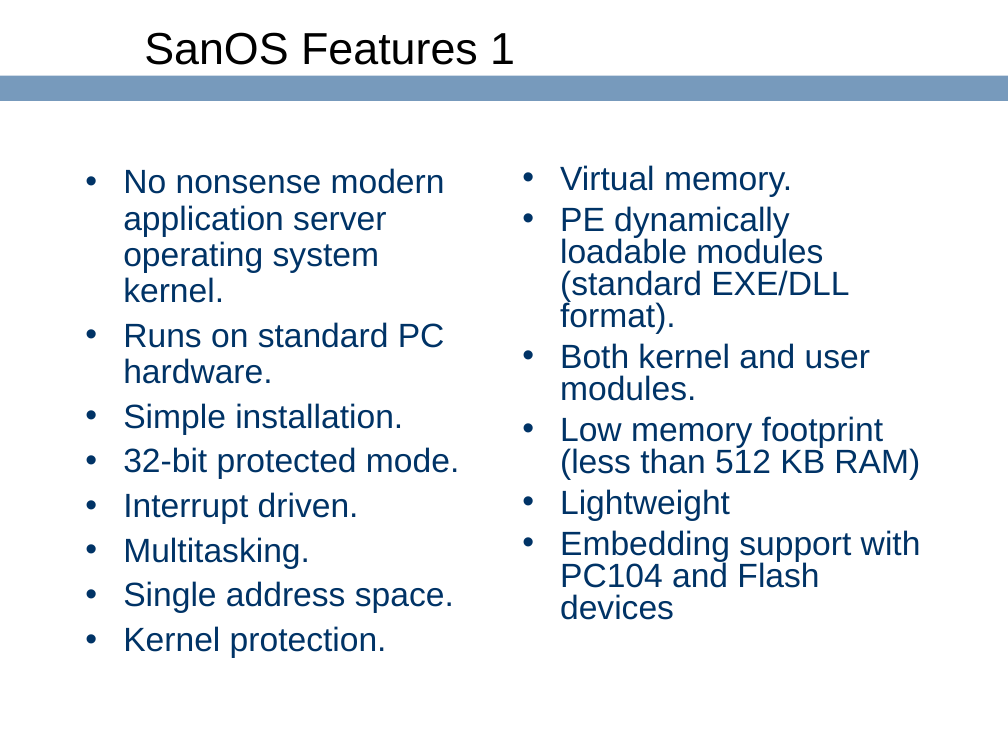
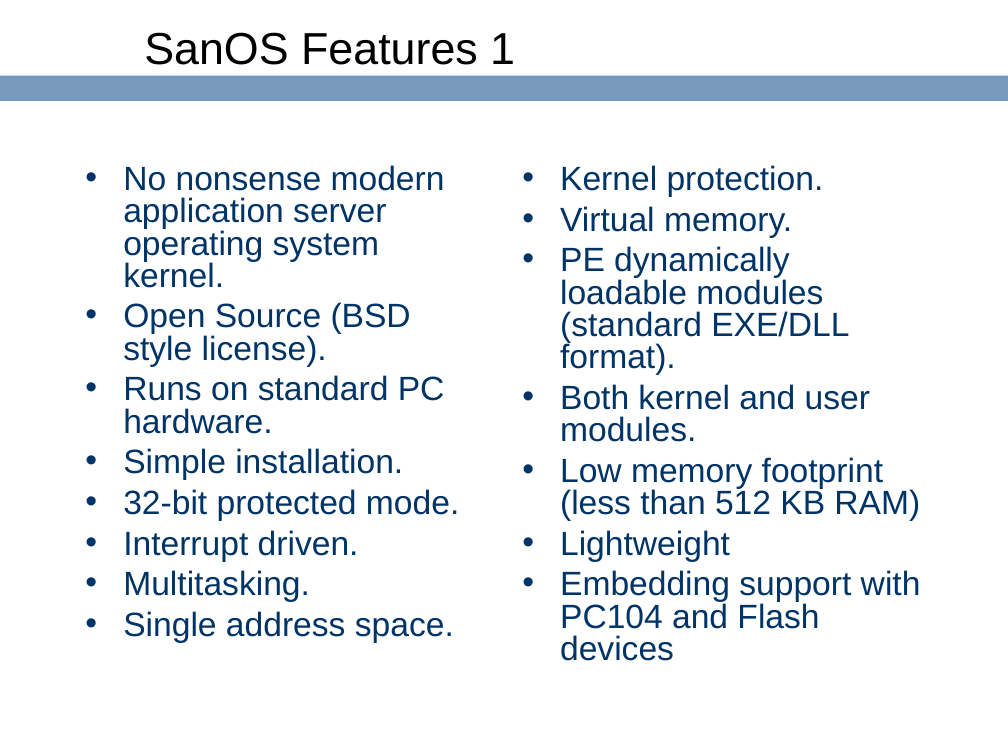
Before and after one commit to ringgaard/sanos, a slide deck: slide 2 of doc/sanostech.ppt. Drawn at 1008x756 pixels with LibreOffice and Linux fonts; fonts in the diff are those of the drawing; background and template pictures are left out. Boxes give left, top, right and bottom in pixels: in the first picture for what was removed or moved away, otherwise in the second. Text is boxed around its words. In the diff, an @@ line names an element or a change of style, - is before the commit and + after.

```diff
--- a/doc/sanostech.ppt
+++ b/doc/sanostech.ppt
@@ text at <box>123,165,459,643</box>: line spacing 0.9 to 0.8 @@
@@ text at <box>560,165,824,197</box>: paragraph added @@
+• Kernel protection.
@@ text at <box>123,302,411,367</box>: paragraph added @@
+• Open Source (BSD style license).
@@ text at <box>123,626,387,658</box>: paragraph removed @@
-• Kernel protection.
```
Also in this commit, not shown: 11 other slides changed, 2 slides added, 1 other file.
